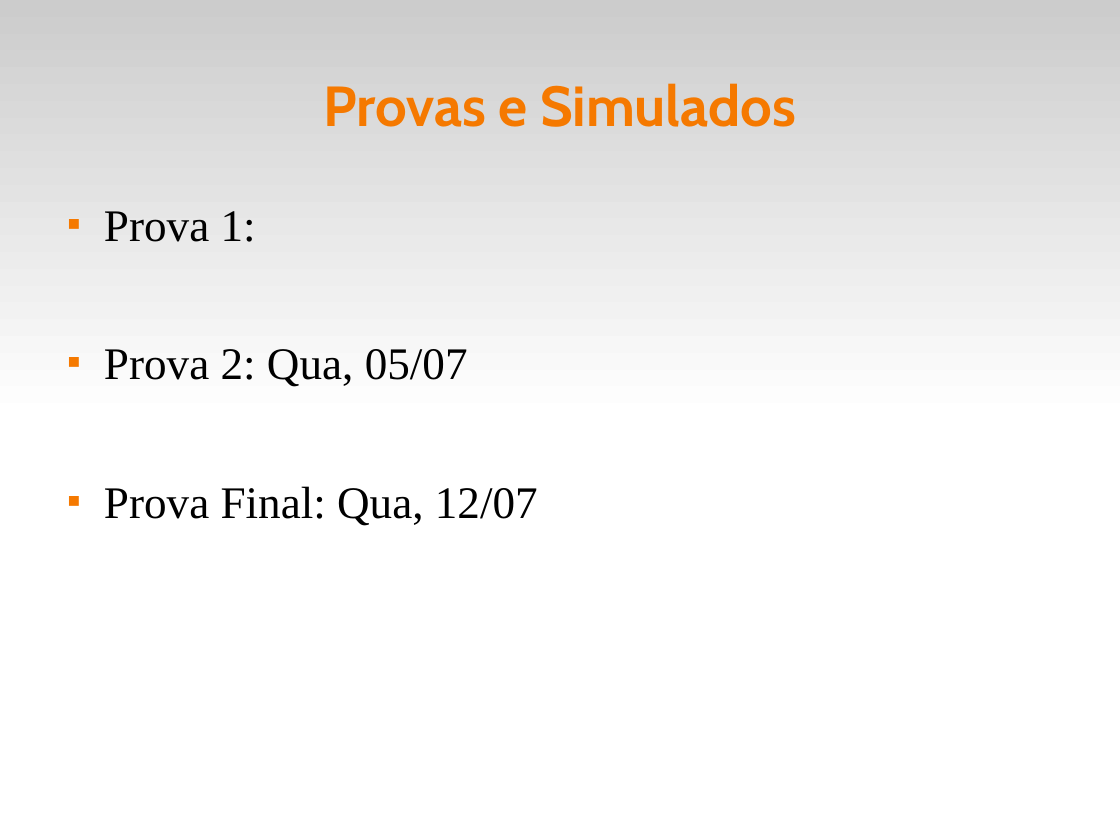
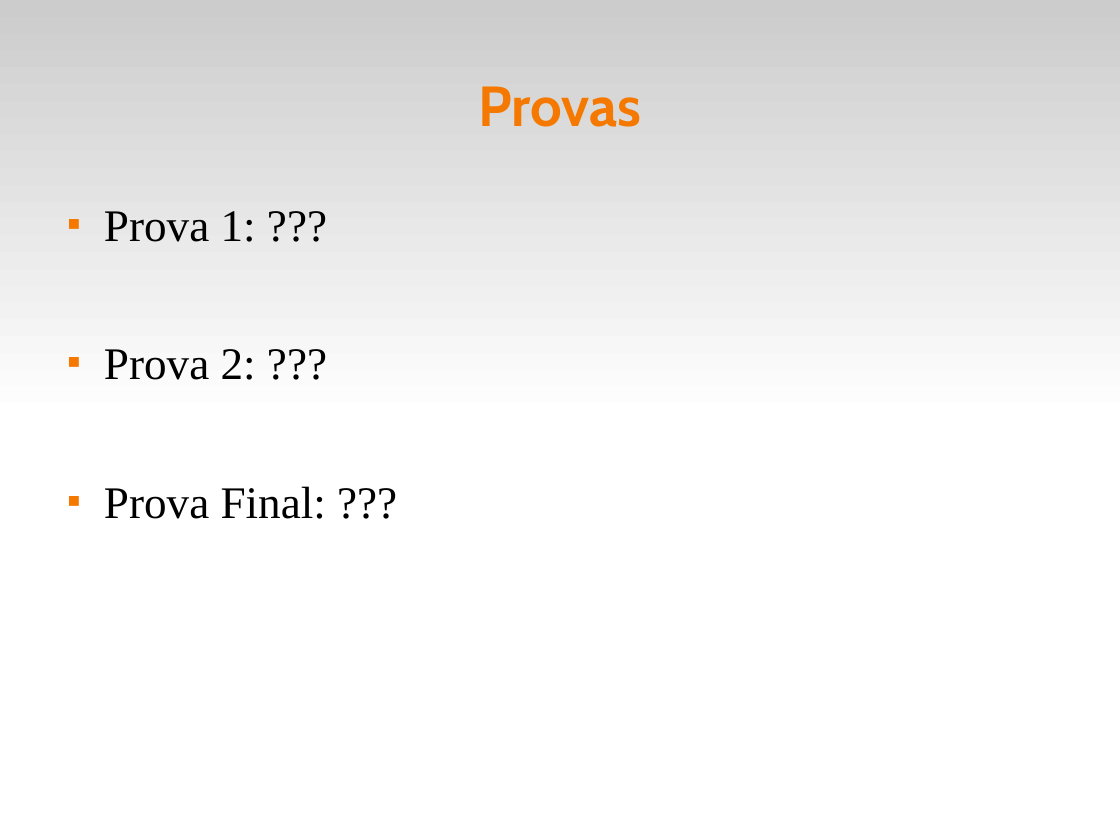
Before and after one commit to fsantanna-uerj/IPD, a slide deck: slide 5 of slides/ipd-00.odp. Drawn at 1120x840 pixels with LibreOffice and Linux fonts; fonts in the diff are those of the drawing. Boxes give left, top, right and bottom in pixels: in the first picture for what was removed or moved away, otherwise in the second. Text is boxed around its words. In the diff, an @@ line names an element or a change of style, - is before the commit and + after.

```diff
--- a/slides/ipd-00.odp
+++ b/slides/ipd-00.odp
@@ title at (x1=479, y1=86, x2=642, y2=127): text changed @@
-Provas e Simulados
+Provas
@@ text at (x1=104, y1=211, x2=326, y2=519): text changed @@
-■ Prova 1:
-■ Prova 2: Qua, 05/07
-■ Prova Final: Qua, 12/07
+■ Prova 1: ???
+■ Prova 2: ???
+■ Prova Final: ???
```
Also in this commit, not shown: 9 other slides changed, 3 other files.
